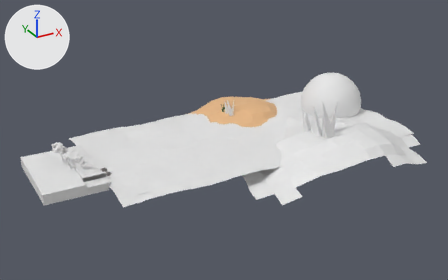
One commit to the FBX model Assets/Scenes/Havet/Havet.fbx: the scene before it, then after it.
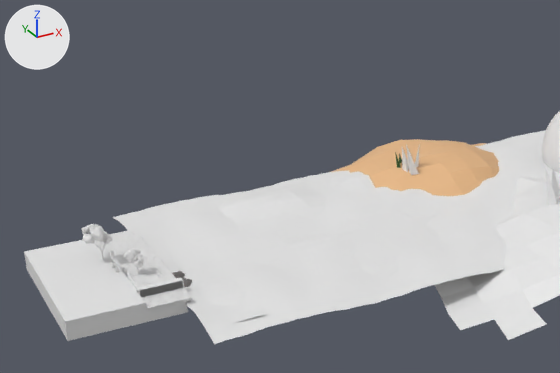
Old and new are each drawn whole from a 50 mm lens placed at (-0.3, -120.0, 59.2), pointed at (61.5, -7.6, 3.0) and again close up on the part from 2% to 69% of the width and 8% to 80% of the height. Lighting does not change. The marker at upper left points along +X, +Y and +Z. The last two pictures show the newer version. Where no turn or scale is listed for an object, it has been applied to the vertices.

The first close-up shows 'CementPlatform', 'Forhøjning1', 'Forhøjning2', 'Forhøjning3', 'Sol', 'TræPlatform', 'TræVenstre', 'Vand' and 9 more.
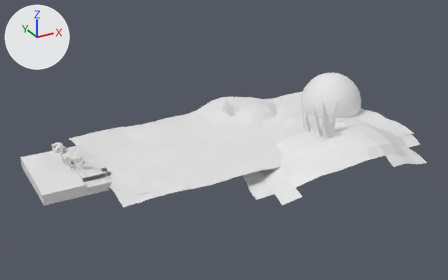
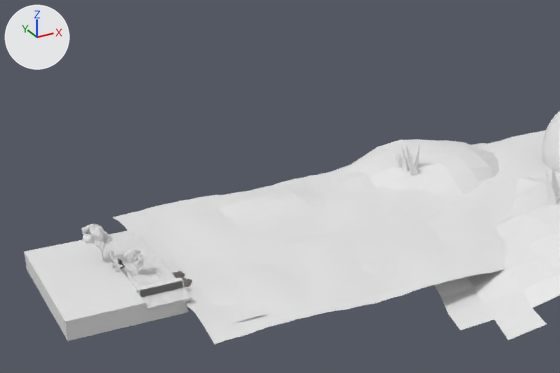
Location of each change, (x1, y1, x2, y2) in pixels of the close-ups (560 x 373 px):
'Forhøjning2', recoloured (beige to white): (331, 139, 499, 196) in both

Patch to the scene script:
```diff
--- a/Assets/Scenes/Havet/Havet.fbx.py
+++ b/Assets/Scenes/Havet/Havet.fbx.py
@@ me_plane_015 @@
 me_plane_015.from_pydata(...)  # 106 vertices, 86 faces; spans x 53.8..90.6, y -4.9..20.3, z -2.4..4.5
-me_plane_015.materials.append(mat_material_003)  # beige #e7b886
```
